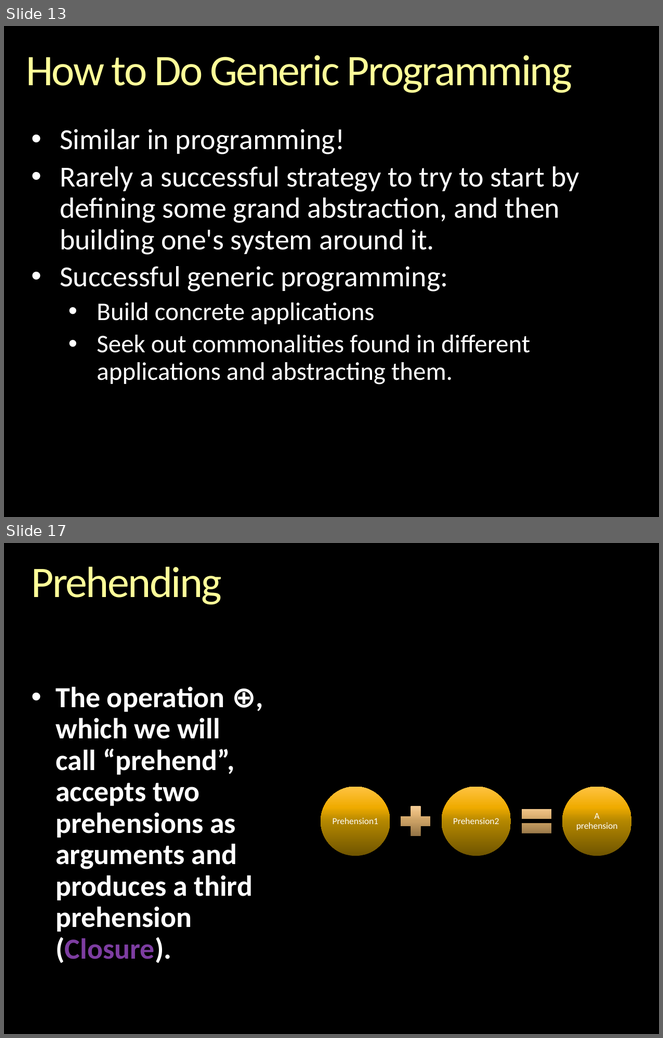
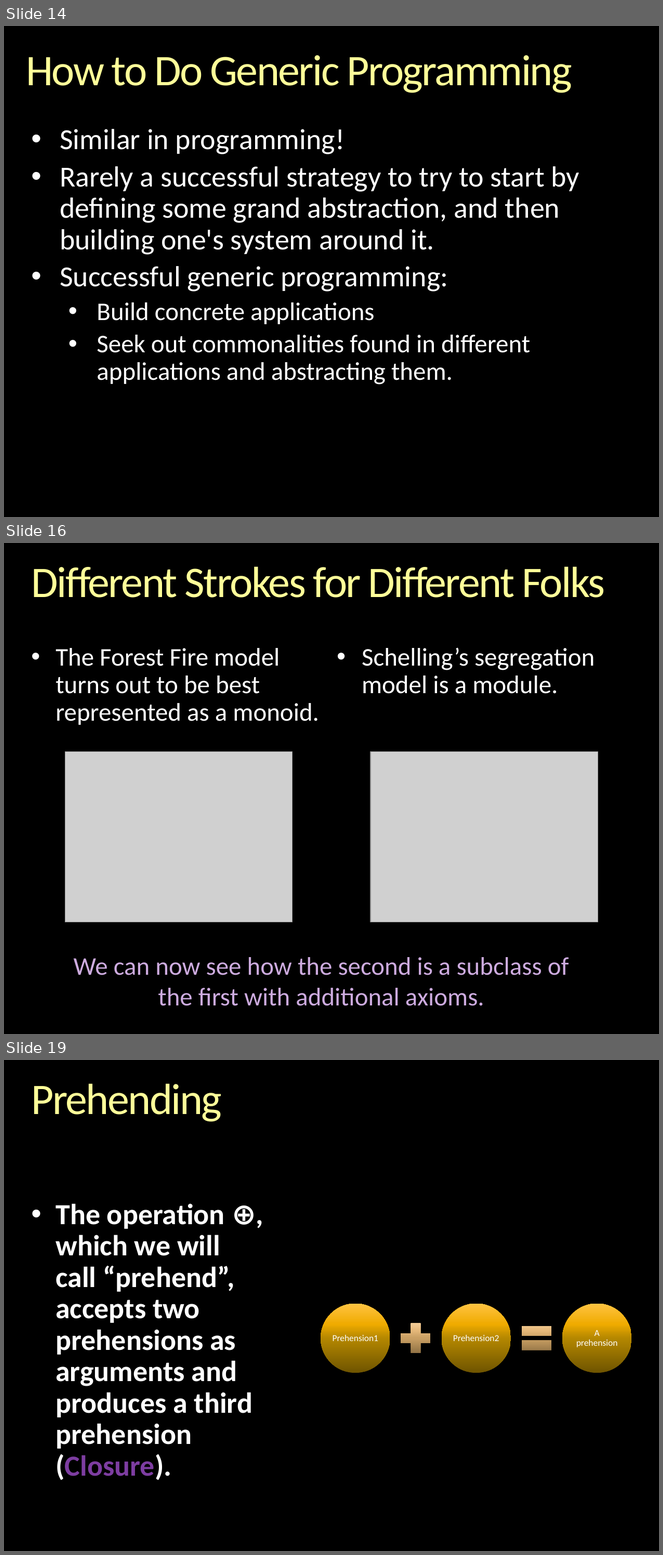
Before and after one commit to gcallah/indras_net, a slide deck: docs/ABMsAsAlgebraic.pptx. Shown one above the other, each under a label of ours: slides 13 and 17 before the commit, slides 14, 16 and 19 after it; the slides between them are not shown. The pictures are 663x1038 and 663x1555 pixels, drawn with LibreOffice and Linux fonts; fonts in the diff are those of the drawing; grey boxes stand for pictures; background and template pictures are left out. Boxes give left, top, right and bottom in pixels: in the first picture for what was removed or moved away, otherwise in the second. Text is boxed around its words. In the diff, an @@ line names an element or a change of style, - is before the commit and + after.

```diff
--- a/docs/ABMsAsAlgebraic.pptx
+++ b/docs/ABMsAsAlgebraic.pptx
@@ slide 16 added at [4,543,659,1034], background picture (left out) @@
@@ title added at [31,566,606,598], 48 pt, text gradient #FFFFB9 to #FFFF99 to #F6AE1E @@
+Different Strokes for Different Folks
@@ text added at [55,648,319,725], 28 pt, text #FFFFFF @@
+• The Forest Fire model turns out to be best represented as a monoid.
@@ text added at [362,648,595,694], 28 pt, text #FFFFFF @@
+• Schelling’s segregation model is a module.
@@ picture added at [65,752,292,923] @@
@@ picture added at [370,752,598,923] @@
@@ text added at [74,957,569,1006], 28 pt, text #CDABDF @@
+We can now see how the second is a subclass of the first with additional axioms.
@@ what was slide 13 is now slide 14 @@
@@ what was slide 17 is now slide 19 @@
```
Also in this commit, not shown: 6 slides changed, 1 other slide added.
